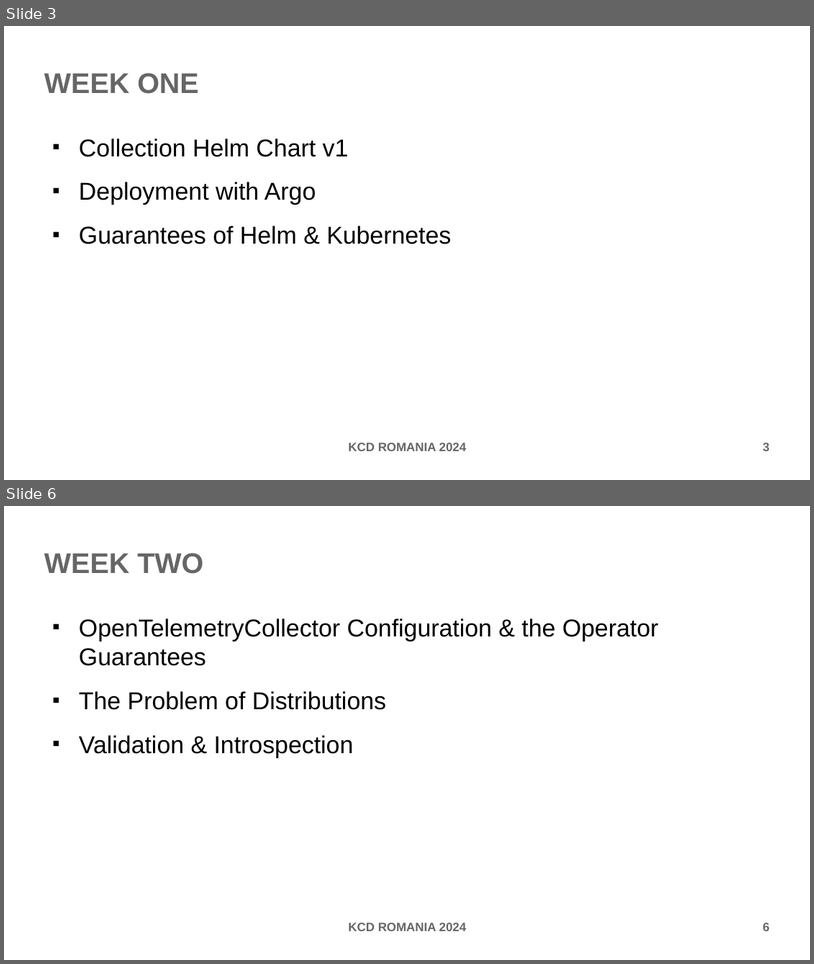
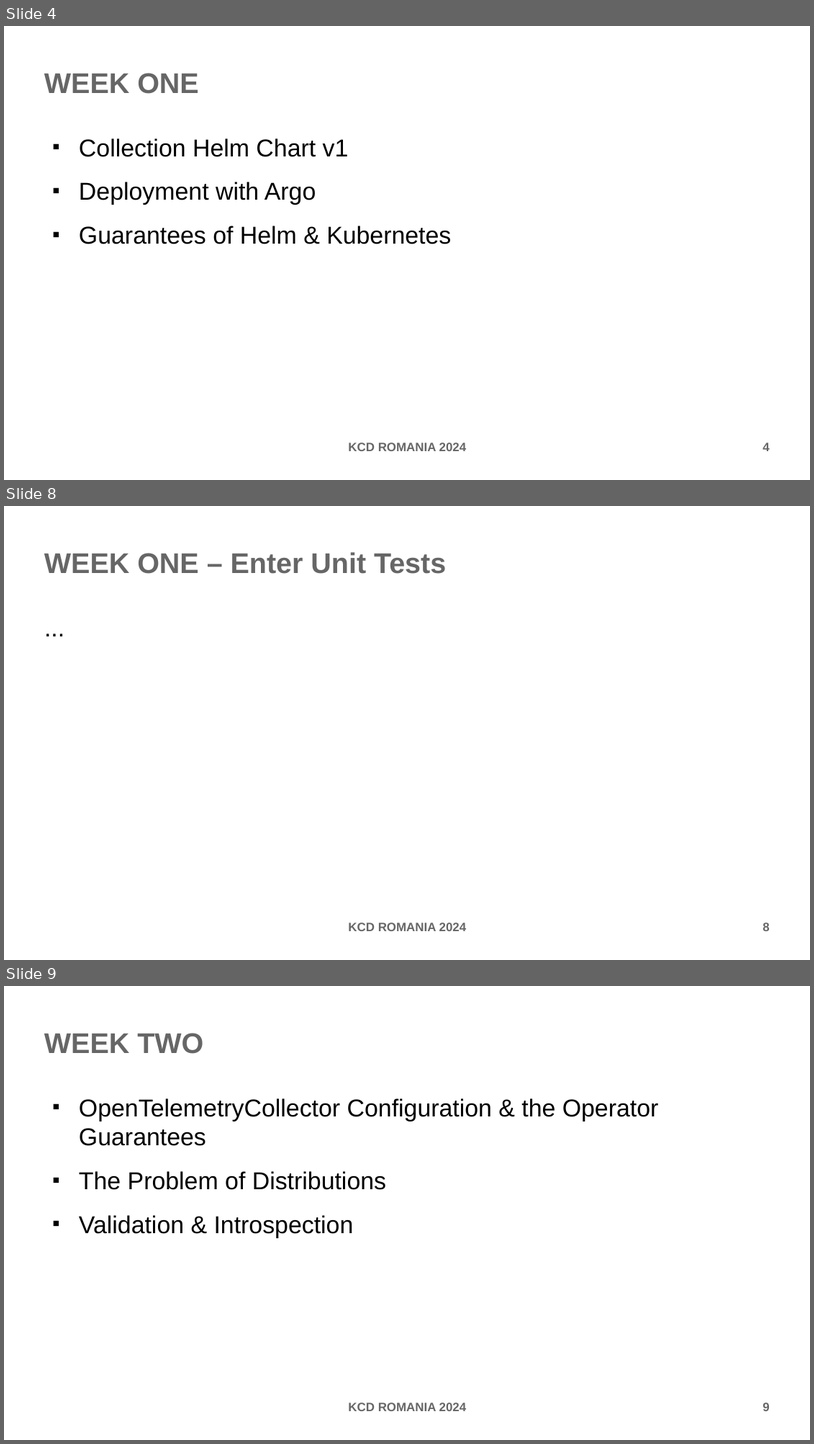
Before and after one commit to forestsword/ditd-presentation, a slide deck: ditd-presentation.odp. Shown one above the other, each under a label of ours: slides 3 and 6 before the commit, slides 4, 8 and 9 after it; the slides between them are not shown. The pictures are 814x964 and 814x1444 pixels, drawn with LibreOffice and Linux fonts; fonts in the diff are those of the drawing. Boxes give left, top, right and bottom in pixels: in the first picture for what was removed or moved away, otherwise in the second. Text is boxed around its words. In the diff, an @@ line names an element or a change of style, - is before the commit and + after.

```diff
--- a/ditd-presentation.odp
+++ b/ditd-presentation.odp
@@ slide 8 added at <box>4,506,810,960</box>, background #FFFFFF @@
@@ title added at <box>44,552,446,574</box>, 28 pt, text #666666, bold @@
+WEEK ONE – Enter Unit Tests
@@ text added at <box>44,612,770,875</box>, 24 pt, text #000000 @@
+...
@@ text added at <box>348,922,467,931</box>, 12 pt, text #666666, bold @@
+KCD ROMANIA 2024
@@ page number added at <box>763,922,769,931</box>, 12 pt, text #666666, bold @@
+8
@@ what was slide 3 is now slide 4 @@
@@ page number at <box>763,442,769,451</box>: text changed @@
-3
+4
@@ what was slide 6 is now slide 9 @@
@@ page number at <box>763,1402,769,1411</box>: text changed @@
-6
+9
```
Also in this commit, not shown: 5 slides changed, 7 other slides added.
